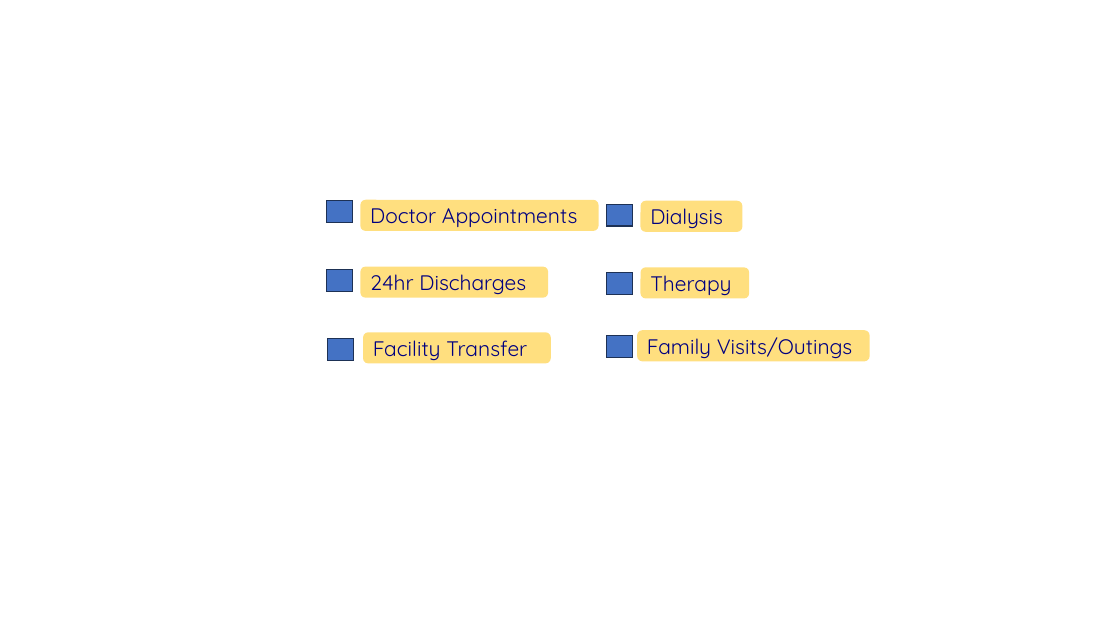
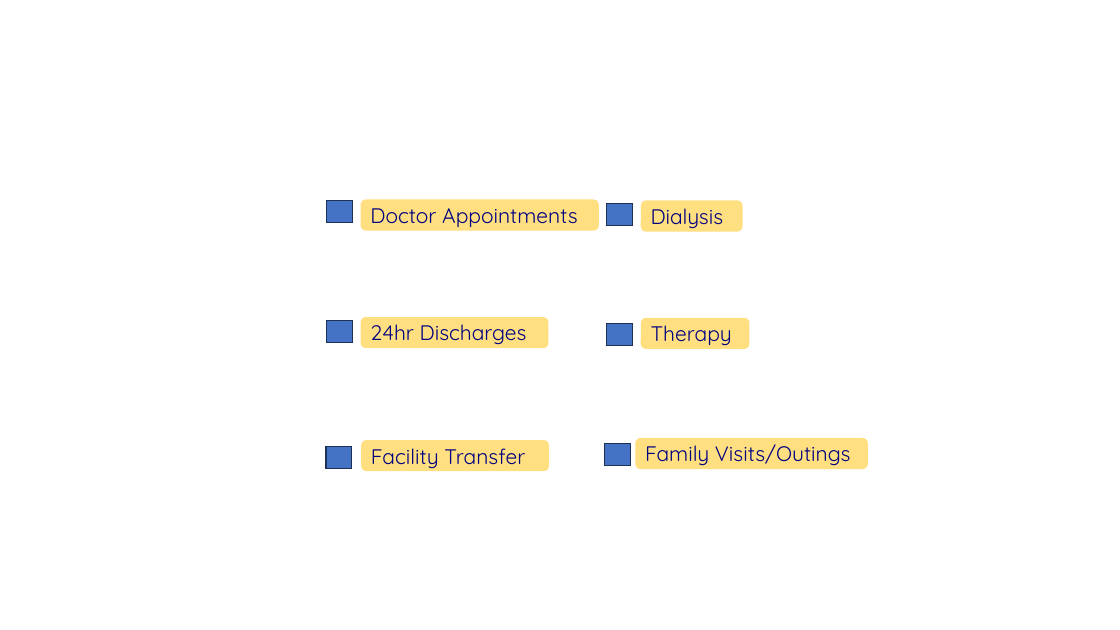
Before and after one commit to ruzvmun/Pacalo_Demo_Site, a slide deck: slide 1 of docs/catered services.pptx. Drawn at 1120x630 pixels with LibreOffice and Linux fonts; fonts in the diff are those of the drawing; background and template pictures are left out. Boxes give left, top, right and bottom in pixels: in the first picture for what was removed or moved away, otherwise in the second. Text is boxed around its words. In the diff, an @@ line names an element or a change of style, - is before the commit and + after.

Commit message:
Added New Images

```diff
--- a/docs/catered services.pptx
+++ b/docs/catered services.pptx
@@ 2 rounded rectangles, 2 rectangles: place and size @@
-2 rounded rectangles, 2 rectangles at [327,266,749,298]
+2 rounded rectangles, 2 rectangles at [327,317,749,349]
@@ rectangle: place and size @@
-rectangle at [328,339,354,360]
+rectangle at [326,446,352,468]
@@ rounded rectangle "Facility Transfer": place and size @@
-rounded rectangle "Facility Transfer" at [363,333,550,364]
+rounded rectangle "Facility Transfer" at [361,440,549,471]
@@ rectangle: place and size @@
-rectangle at [607,335,633,357]
+rectangle at [605,444,631,465]
@@ rounded rectangle "Family Visits/Outings": place and size @@
-rounded rectangle "Family Visits/Outings" at [638,330,870,361]
+rounded rectangle "Family Visits/Outings" at [635,438,868,469]
```
